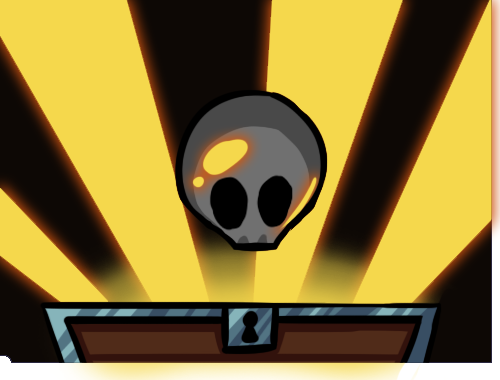
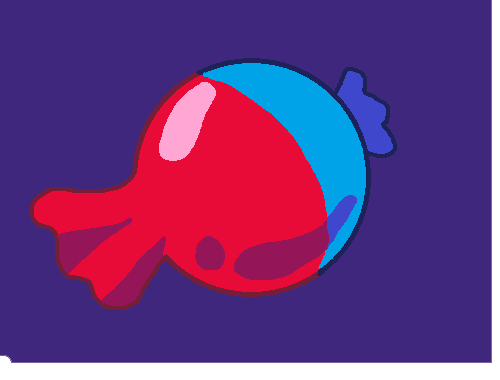
Two versions of the same layered image (500×380). Layer-by-layer changes:
hid group "Treasure" (13 layers) over <box>0,0,492,380</box>
added layer "Layer 69" above "Layer 1" over <box>0,0,500,380</box>
